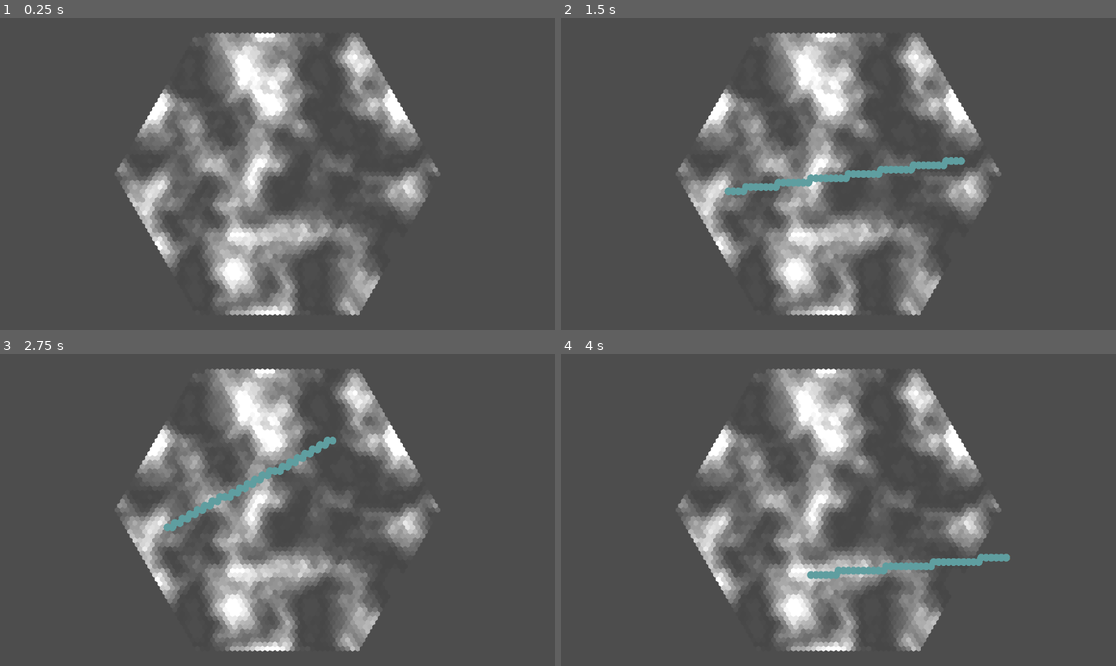
Above: before the commit, frames 1-4 (two rows, left to right).
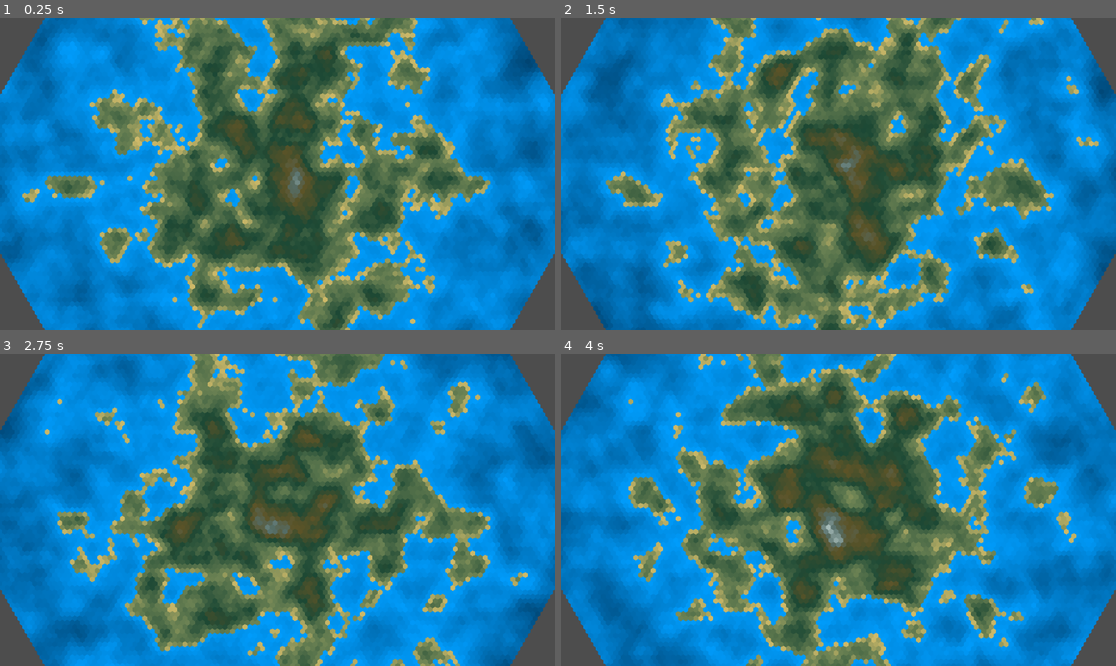
Above: after the commit, the same moments.

Repository: 1ort/hexgrid
Game: Godot game, scene res://demo.tscn
The game is run twice, just before and just after one commit, with the same random seed, the same clock (stepped at 60 frames per second) and the same inputs.
Inputs (mouse positions are in pixels of both pictures, inside the frame that each line leads up to):
- Up to frame 1 (0.25 s): no input
- Up to frame 2 (1.5 s): tap Enter (ui_accept) at 0.5, 1.35 s; move the mouse to (960, 158) at 0.52 s; hold Enter (ui_accept) 0.53-1.28 s; move the mouse to (727, 189) at 1.27 s
- Up to frame 3 (2.75 s): tap Enter (ui_accept) at 1.52, 1.82 s; move the mouse to (333, 441) at 2.02 s; hold Enter (ui_accept) from 2.03 s (still down)
- Up to frame 4 (4 s): move the mouse to (810, 572) at 2.77 s; release Enter (ui_accept) at 2.78 s; tap Enter (ui_accept) at 2.85, 3.02, 3.32 s; move the mouse to (1005, 556) at 3.52 s; hold Enter (ui_accept) from 3.53 s (still down)

The runs differ from the first frame. In frame 1, 93% of the frame differs, in the area x 0-100%, y 0-100%; in frame 2, 94%; in frame 3, 93%; in frame 4, 94%.

Commit message:
Update map gen demo

Diff:
--- a/demo.gd
+++ b/demo.gd
@@ -7,10 +7,18 @@
 var cursor_hex: Hex
 var path_line: Array[Hex]
 
-var hex_region = HexRegion.new_hexagon(32, Hex.new(0, 0, 0))
+
+var hex_radius = 64
+var elevation_k = 0.45
+var hex_region = HexRegion.new_hexagon(hex_radius, Hex.new(0, 0, 0))
 var hexes = hex_region.get_hexes()
 
 var noise = FastNoiseLite.new()
+
+@export
+var water_gradient: Gradient
+@export
+var ground_gradient: Gradient
 
 func draw_closed_line(corners: Array[Vector2], color: Color, width: float = -1.0, antialiased: bool = false):
 	for i in len(corners) - 1:
@@ -22,33 +30,48 @@
 	var corners = layout.get_polygon_corners(h)
 	if hex_region.has(h):
 		var noise_value = hex_region.get_value(h)
-		var color_value = Color.WHITE / 2.0 + Color.WHITE * noise_value
-		#print(noise_value)
+
+		var color_value: Color
+		if noise_value <= 0.0:
+			color_value = water_gradient.sample(-noise_value)
+		else:
+			color_value = ground_gradient.sample(noise_value)
 		draw_polygon(corners, [color_value])
 	else:
 		draw_closed_line(corners, color, width, antialiased)
-
 
 
 func draw_path(path: Array[Hex]):
 	for hex in path:
 		draw_circle(layout.hex_to_position(hex), 8, Color.CADET_BLUE)
 
-func _init():
+func get_hex_elevation(hex: Hex):
+	var elevation = noise.get_noise_3d(hex.q, hex.r, hex.s)
+	var distance = float(hex.distance_to(Hex.new(0,0,0)))
+	var max_distance = float(hex_radius)
+	var distance_k = 1.0 / max_distance
+
+	var d = distance_k * distance
+	elevation = lerp(elevation, 1-(d*2), elevation_k)
+
+	return elevation
+
+
+func generate_hex_noise():
 	var rng = RandomNumberGenerator.new()
 	noise.seed = rng.randi_range(0, 500)
 	noise.noise_type = FastNoiseLite.TYPE_SIMPLEX
 	noise.fractal_octaves = 4
-	#noise.fractal_gain = 0
-	noise.frequency = 0.04
-	#noise.
+	noise.frequency = 0.05
+
+	for hex in hex_region.get_hexes():
+		var elevation =get_hex_elevation(hex)
 
 
-	for hex in hex_region.get_hexes():
-		var noise_value = noise.get_noise_3d(hex.q, hex.r, hex.s)
+		hex_region.set_value(hex, elevation)
 
-
-		hex_region.set_value(hex, noise_value)
+func _init():
+	generate_hex_noise()
 
 func _draw():
 	for hex in self.hexes:
@@ -62,20 +85,19 @@
 
 	if self.path_line:
 		draw_path(self.path_line)
-
-func _process(_delta):
-	var mouse_position = get_global_mouse_position()
-	var new_cursor_hex = self.layout.position_to_hex(mouse_position).round()
-	if not new_cursor_hex.equal(self.cursor_hex):
-		self.cursor_hex = new_cursor_hex
-		queue_redraw()
-
-	if self.selected_hex != null and not self.cursor_hex.equal(self.selected_hex):
-		self.path_line = self.layout.hex_line(self.cursor_hex, self.selected_hex)
-	else:
-		self.path_line = []
-
+#
+#func _process(_delta):
+	#var mouse_position = get_global_mouse_position()
+	#var new_cursor_hex = self.layout.position_to_hex(mouse_position).round()
+	#if not new_cursor_hex.equal(self.cursor_hex):
+		#self.cursor_hex = new_cursor_hex
+		#queue_redraw()
+	#
+	#if self.selected_hex != null and not self.cursor_hex.equal(self.selected_hex):
+		#self.path_line = self.layout.hex_line(self.cursor_hex, self.selected_hex)
+	#else:
+		#self.path_line = []
+		#
 func _input(event):
 	if event.is_action_pressed('ui_accept'):
-		self.selected_hex = self.cursor_hex
-		queue_redraw()
+		var _reload = get_tree().reload_current_scene()
--- a/demo.tscn
+++ b/demo.tscn
@@ -1,10 +1,19 @@
-[gd_scene load_steps=3 format=3 uid="uid://dclmdta781w8y"]
+[gd_scene load_steps=5 format=3 uid="uid://dclmdta781w8y"]
 
 [ext_resource type="Script" path="res://demo.gd" id="1_0shvy"]
 [ext_resource type="Script" path="res://hex_layout.gd" id="1_b3syg"]
 
+[sub_resource type="Gradient" id="Gradient_ie4em"]
+colors = PackedColorArray(5.8527e-05, 0.612301, 0.985805, 1, 0, 0.210769, 0.359528, 1)
+
+[sub_resource type="Gradient" id="Gradient_dohbo"]
+offsets = PackedFloat32Array(0, 0.0655738, 0.307692, 0.535519, 0.677596, 0.836066, 1)
+colors = PackedColorArray(0.810964, 0.727832, 0.410956, 1, 0.431698, 0.51612, 0.33012, 1, 0.11069, 0.283595, 0.2066, 1, 0.362608, 0.327266, 0.154015, 1, 0.333333, 0.431373, 0.411765, 1, 0.882353, 0.952941, 0.94902, 1, 0.882353, 0.952941, 0.94902, 1)
+
 [node name="Demo" type="Node2D"]
 script = ExtResource("1_0shvy")
+water_gradient = SubResource("Gradient_ie4em")
+ground_gradient = SubResource("Gradient_dohbo")
 
 [node name="HexLayout" type="Node2D" parent="."]
 script = ExtResource("1_b3syg")
--- a/project.godot
+++ b/project.godot
@@ -14,3 +14,36 @@
 run/main_scene="res://demo.tscn"
 config/features=PackedStringArray("4.2", "Forward Plus")
 config/icon="res://icon.svg"
+
+[input]
+
+left={
+"deadzone": 0.5,
+"events": [Object(InputEventKey,"resource_local_to_scene":false,"resource_name":"","device":-1,"window_id":0,"alt_pressed":false,"shift_pressed":false,"ctrl_pressed":false,"meta_pressed":false,"pressed":false,"keycode":0,"physical_keycode":65,"key_label":0,"unicode":97,"echo":false,"script":null)
+]
+}
+right={
+"deadzone": 0.5,
+"events": [Object(InputEventKey,"resource_local_to_scene":false,"resource_name":"","device":-1,"window_id":0,"alt_pressed":false,"shift_pressed":false,"ctrl_pressed":false,"meta_pressed":false,"pressed":false,"keycode":0,"physical_keycode":68,"key_label":0,"unicode":100,"echo":false,"script":null)
+]
+}
+up={
+"deadzone": 0.5,
+"events": [Object(InputEventKey,"resource_local_to_scene":false,"resource_name":"","device":-1,"window_id":0,"alt_pressed":false,"shift_pressed":false,"ctrl_pressed":false,"meta_pressed":false,"pressed":false,"keycode":0,"physical_keycode":87,"key_label":0,"unicode":119,"echo":false,"script":null)
+]
+}
+down={
+"deadzone": 0.5,
+"events": [Object(InputEventKey,"resource_local_to_scene":false,"resource_name":"","device":-1,"window_id":0,"alt_pressed":false,"shift_pressed":false,"ctrl_pressed":false,"meta_pressed":false,"pressed":false,"keycode":0,"physical_keycode":83,"key_label":0,"unicode":115,"echo":false,"script":null)
+]
+}
+zoom_in={
+"deadzone": 0.5,
+"events": [Object(InputEventMouseButton,"resource_local_to_scene":false,"resource_name":"","device":-1,"window_id":0,"alt_pressed":false,"shift_pressed":false,"ctrl_pressed":false,"meta_pressed":false,"button_mask":0,"position":Vector2(0, 0),"global_position":Vector2(0, 0),"factor":1.0,"button_index":4,"canceled":false,"pressed":false,"double_click":false,"script":null)
+]
+}
+zoom_out={
+"deadzone": 0.5,
+"events": [Object(InputEventMouseButton,"resource_local_to_scene":false,"resource_name":"","device":-1,"window_id":0,"alt_pressed":false,"shift_pressed":false,"ctrl_pressed":false,"meta_pressed":false,"button_mask":0,"position":Vector2(0, 0),"global_position":Vector2(0, 0),"factor":1.0,"button_index":5,"canceled":false,"pressed":false,"double_click":false,"script":null)
+]
+}
